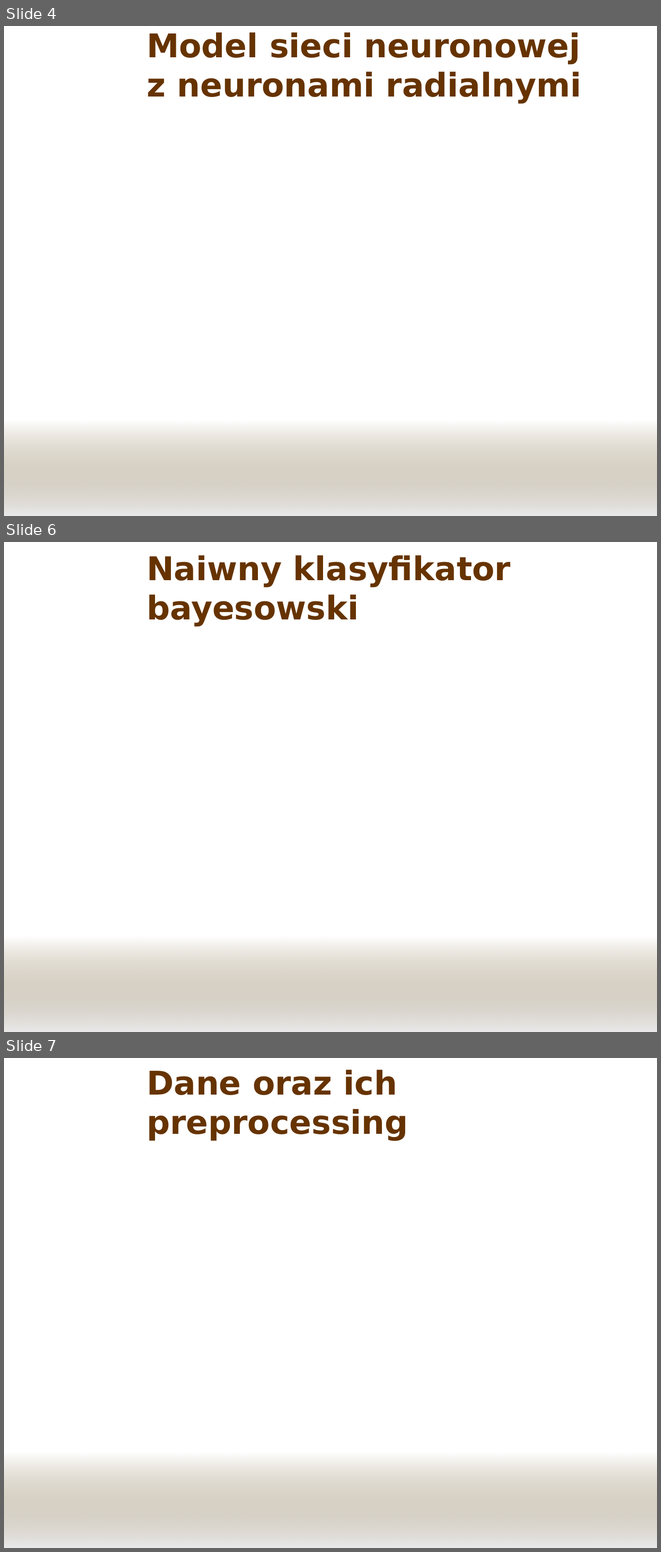
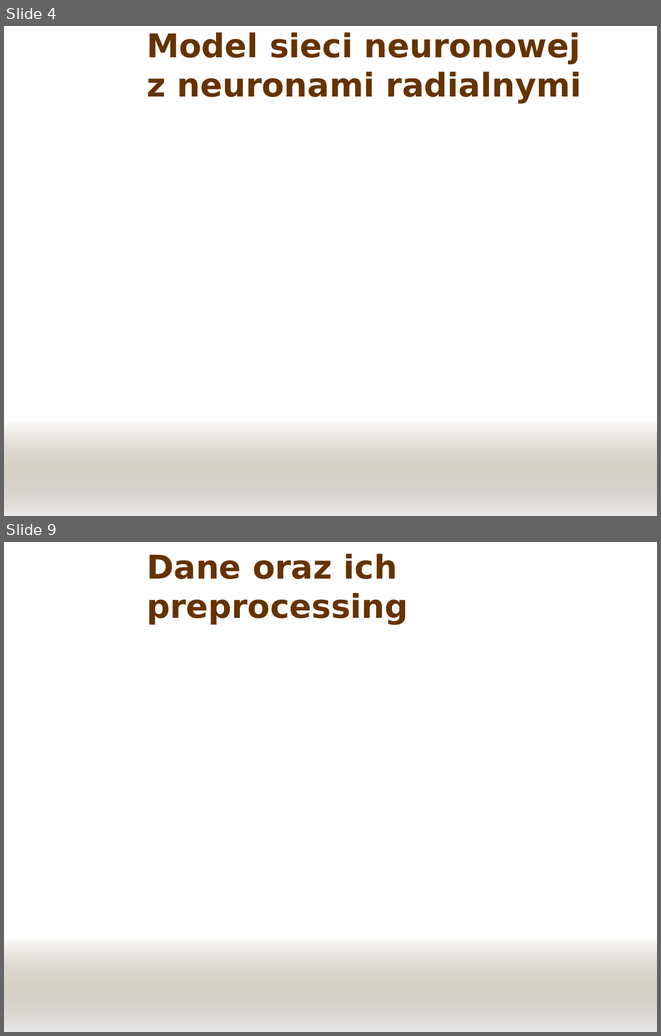
Before and after one commit to panchamk/mini08sn, a slide deck: doc/Prezentacja.ppt. Shown one above the other, each under a label of ours: slides 4, 6 and 7 before the commit, slides 4 and 9 after it; the slides between them are not shown. The pictures are 661x1552 and 661x1036 pixels, drawn with LibreOffice and Linux fonts; fonts in the diff are those of the drawing; background and template pictures are left out. Boxes give left, top, right and bottom in pixels: in the first picture for what was removed or moved away, otherwise in the second. Text is boxed around its words. In the diff, an @@ line names an element or a change of style, - is before the commit and + after.

```diff
--- a/doc/Prezentacja.ppt
+++ b/doc/Prezentacja.ppt
@@ slide 6 removed at (x1=4, y1=542, x2=657, y2=1032), background picture (left out); not listed: 1 template element that a slide beside it also shows @@
@@ title removed at (x1=147, y1=555, x2=511, y2=626) @@
-Naiwny klasyfikator bayesowski
@@ what was slide 7 is now slide 9 @@
```
Also in this commit, not shown: 1 slide changed, 2 slides added.
